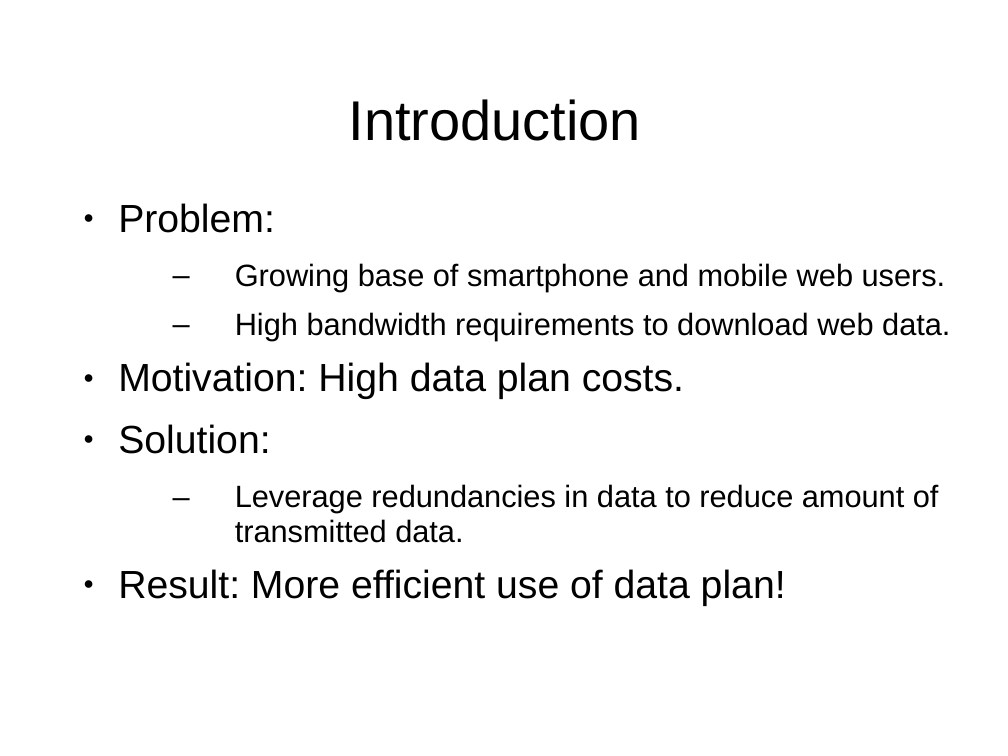
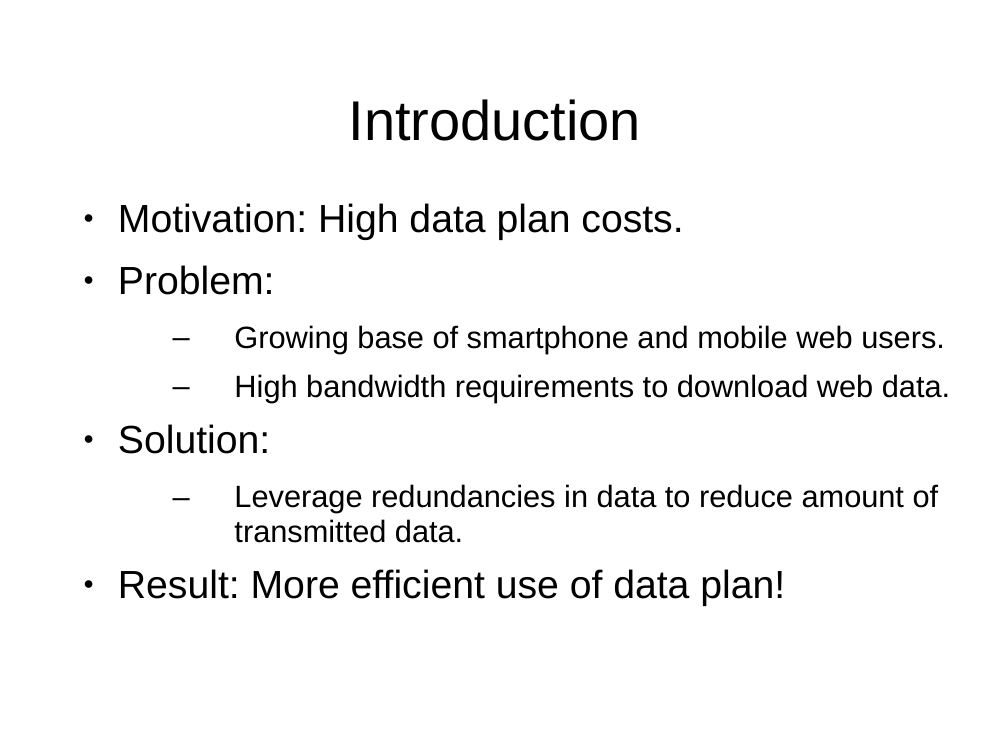
Before and after one commit to masomel/big-data-project, a slide deck: slide 2 of paper/Presentation_May17.ppt. Drawn at 1008x756 pixels with LibreOffice and Linux fonts; fonts in the diff are those of the drawing; background and template pictures are left out. Boxes give left, top, right and bottom in pixels: in the first picture for what was removed or moved away, otherwise in the second. Text is boxed around its words. In the diff, an @@ line names an element or a change of style, - is before the commit and + after.

```diff
--- a/paper/Presentation_May17.ppt
+++ b/paper/Presentation_May17.ppt
@@ text at (118, 203, 683, 240): paragraph added @@
+● Motivation: High data plan costs.
@@ text at (118, 265, 950, 606): indent changed @@
@@ text at (118, 362, 684, 399): paragraph removed @@
-● Motivation: High data plan costs.
```
Also in this commit, not shown: 5 other slides changed, 5 slides added, 4 slides removed.
